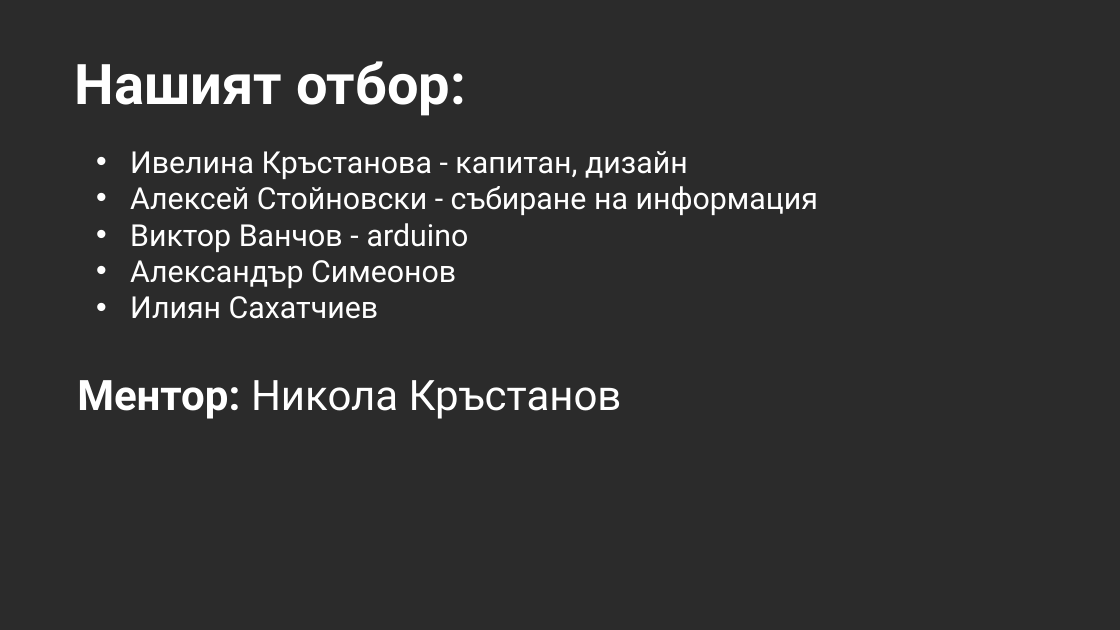
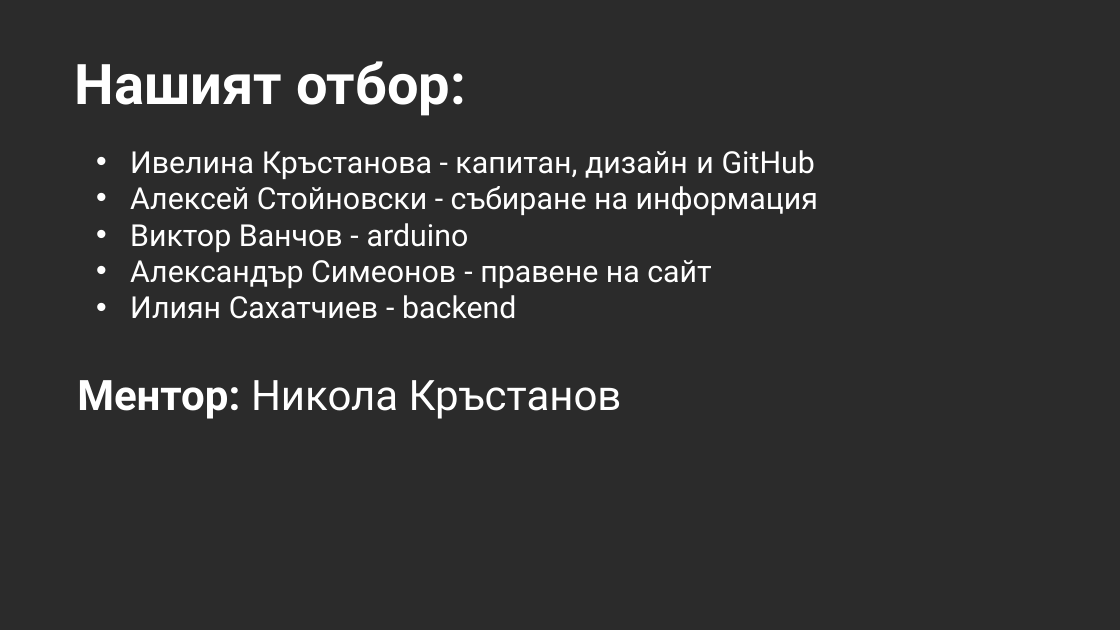
Before and after one commit to VicRattlehead502/Medicine-Man, a slide deck: slide 2 of Prezentaciq.pptx. Drawn at 1120x630 pixels with LibreOffice and Linux fonts; fonts in the diff are those of the drawing; background and template pictures are left out; a plain dark background stands for a picture behind light text. Boxes give left, top, right and bottom in pixels: in the first picture for what was removed or moved away, otherwise in the second. Text is boxed around its words. In the diff, an @@ line names an element or a change of style, - is before the commit and + after.

```diff
--- a/Prezentaciq.pptx
+++ b/Prezentaciq.pptx
@@ text at bbox=[130, 150, 815, 179]: text changed @@
-• Ивелина Кръстанова - капитан, дизайн
+• Ивелина Кръстанова - капитан, дизайн и GitHub
@@ text at bbox=[130, 260, 711, 319]: text changed @@
-• Александър Симеонов
-• Илиян Сахатчиев
+• Александър Симеонов - правене на сайт
+• Илиян Сахатчиев - backend
```
Also in this commit, not shown: 1 slide added, 2 other files.
